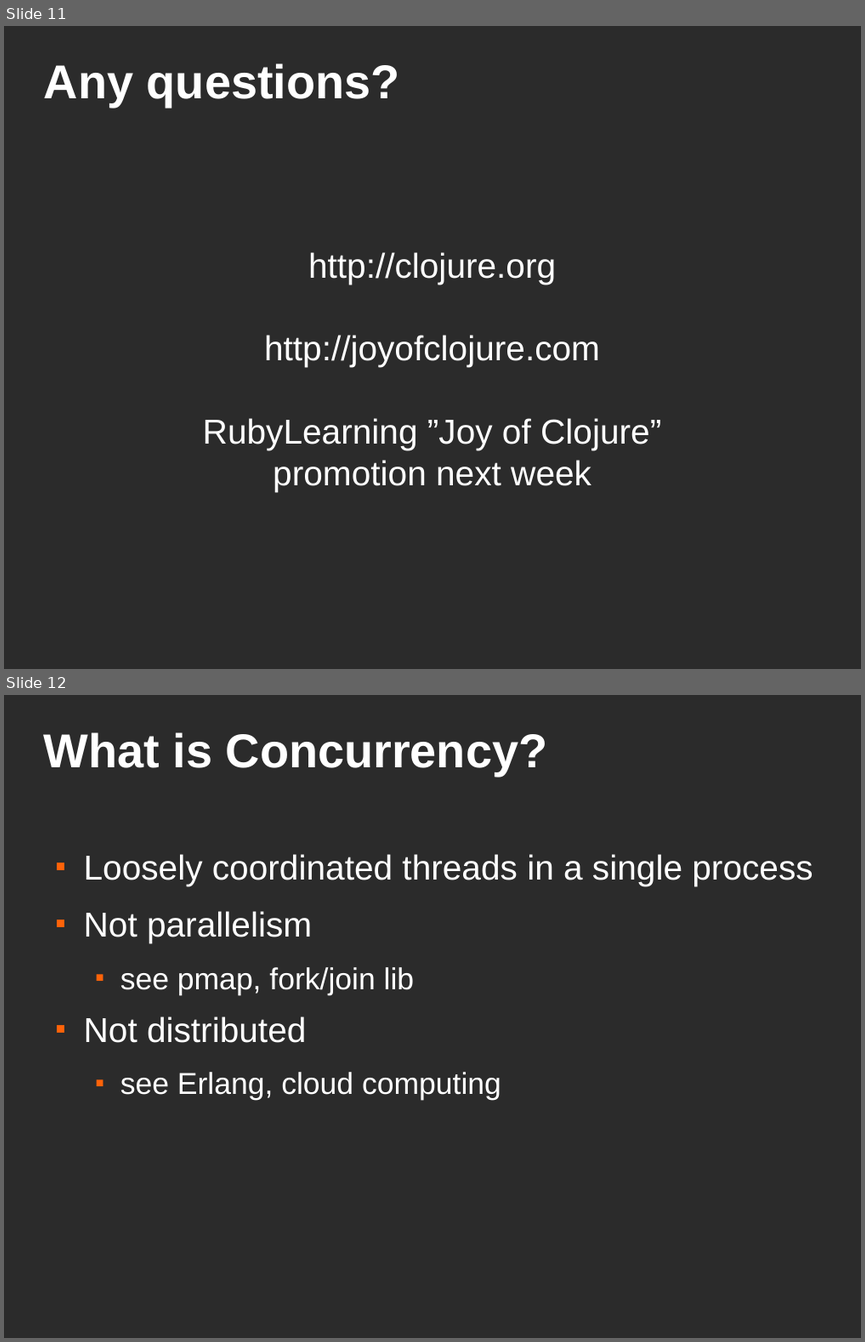
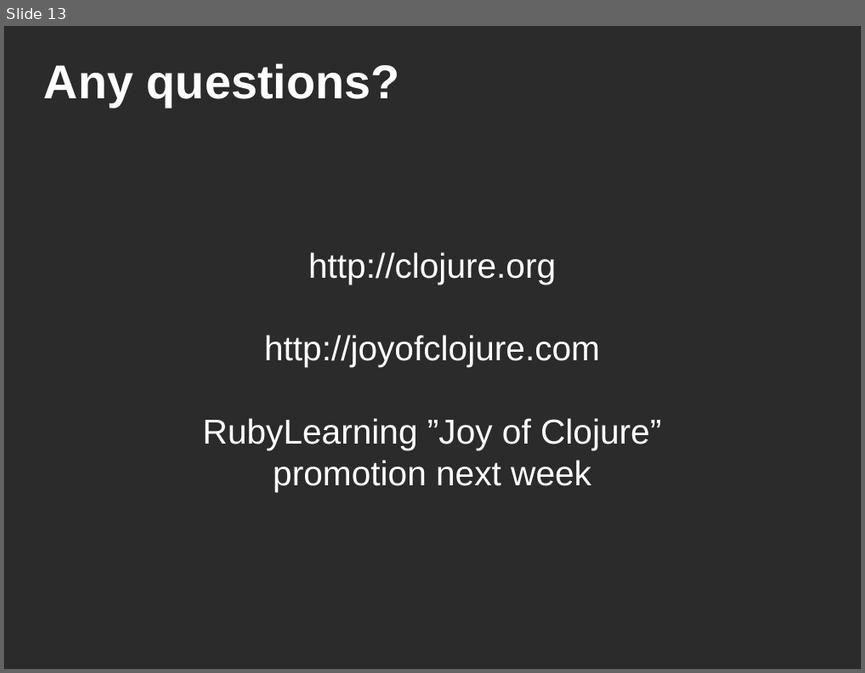
Before and after one commit to Chouser/clojure-talk-conc, a slide deck: slides.odp. Shown one above the other, each under a label of ours: slides 11 and 12 before the commit, slide 13 after it. The pictures are 865x1342 and 865x673 pixels, drawn with LibreOffice and Linux fonts; fonts in the diff are those of the drawing; background and template pictures are left out; a plain dark background stands for a picture behind light text. Boxes give left, top, right and bottom in pixels: in the first picture for what was removed or moved away, otherwise in the second. Text is boxed around its words. In the diff, an @@ line names an element or a change of style, - is before the commit and + after.

```diff
--- a/slides.odp
+++ b/slides.odp
@@ slide 12 removed at (x1=4, y1=695, x2=861, y2=1338), background picture (left out) @@
@@ title removed at (x1=44, y1=732, x2=547, y2=776) @@
-What is Concurrency?
@@ text removed at (x1=84, y1=854, x2=812, y2=1100) @@
-■ Loosely coordinated threads in a single process
-■ Not parallelism
-  ■ see pmap, fork/join lib
-■ Not distributed
-  ■ see Erlang, cloud computing
@@ what was slide 11 is now slide 13 @@
```
Also in this commit, not shown: 1 slide changed, 2 slides added, 2 other files.
